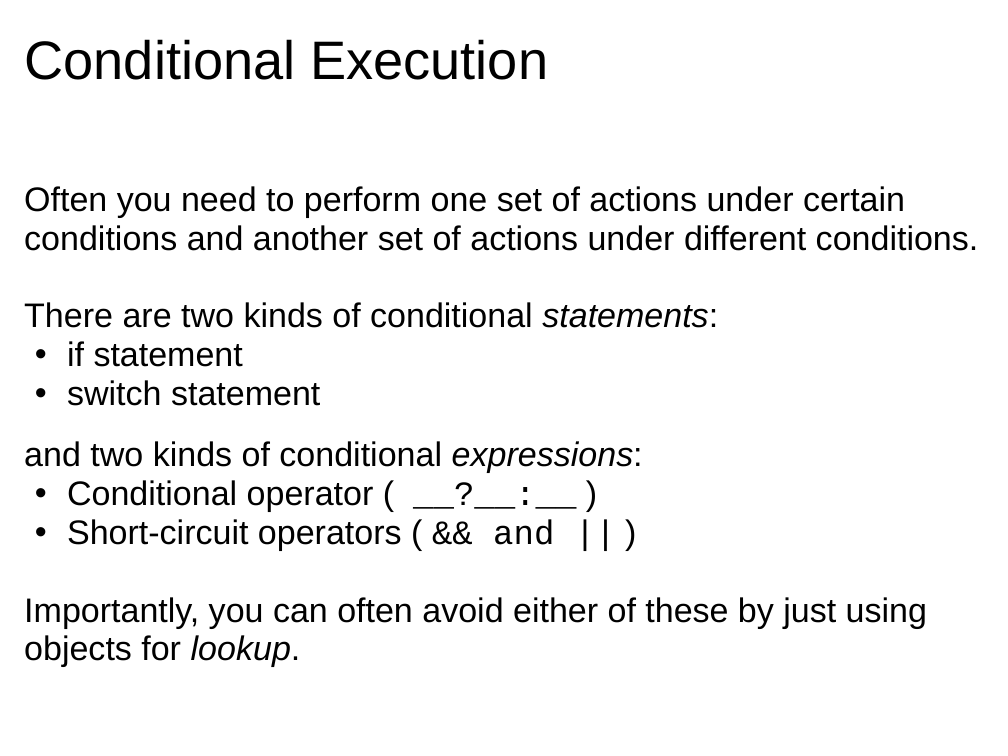
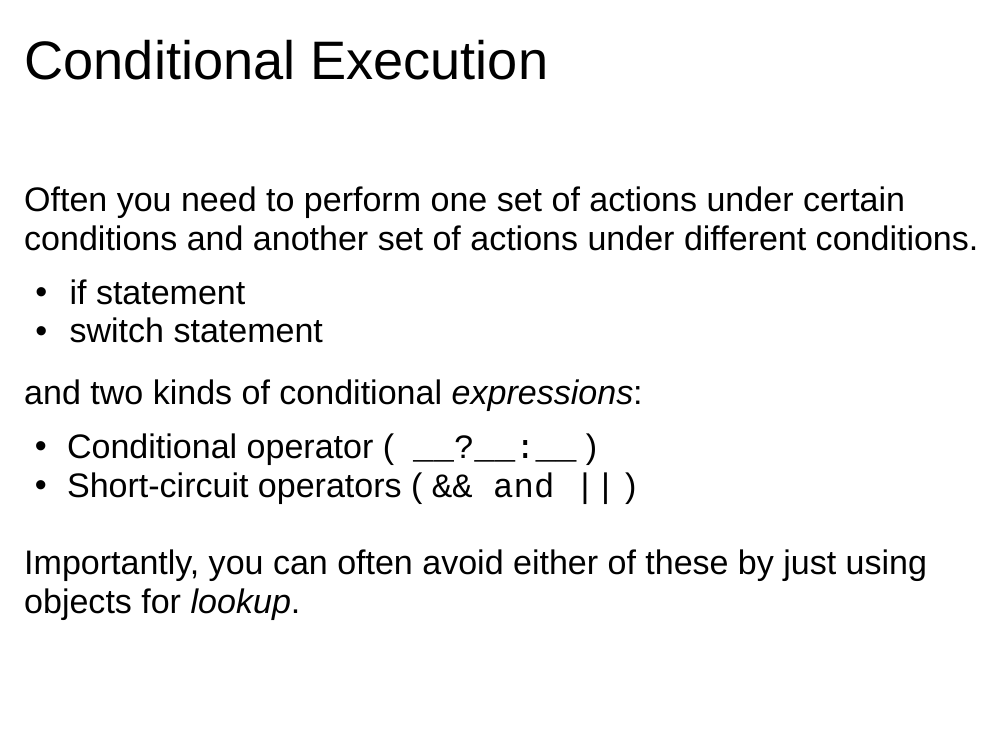
Before and after one commit to dondi/javascript-book, a slide deck: slide 8 of presentations/Chapter_4_Presentation.ppt. Drawn at 1008x756 pixels with LibreOffice and Linux fonts; fonts in the diff are those of the drawing; background and template pictures are left out. Boxes give left, top, right and bottom in pixels: in the first picture for what was removed or moved away, otherwise in the second. Text is boxed around its words. In the diff, an @@ line names an element or a change of style, - is before the commit and + after.

```diff
--- a/presentations/Chapter_4_Presentation.ppt
+++ b/presentations/Chapter_4_Presentation.ppt
@@ text at [24, 186, 979, 411]: more space between paragraphs; list level 1 to 2 in "if statement"; list level 1 to 2 in "switch statement" @@
@@ text at [24, 302, 718, 328]: paragraph removed @@
-There are two kinds of conditional statements:
```
Also in this commit, not shown: 16 other slides changed, 4 slides added, 4 slides removed, 3 other files.
